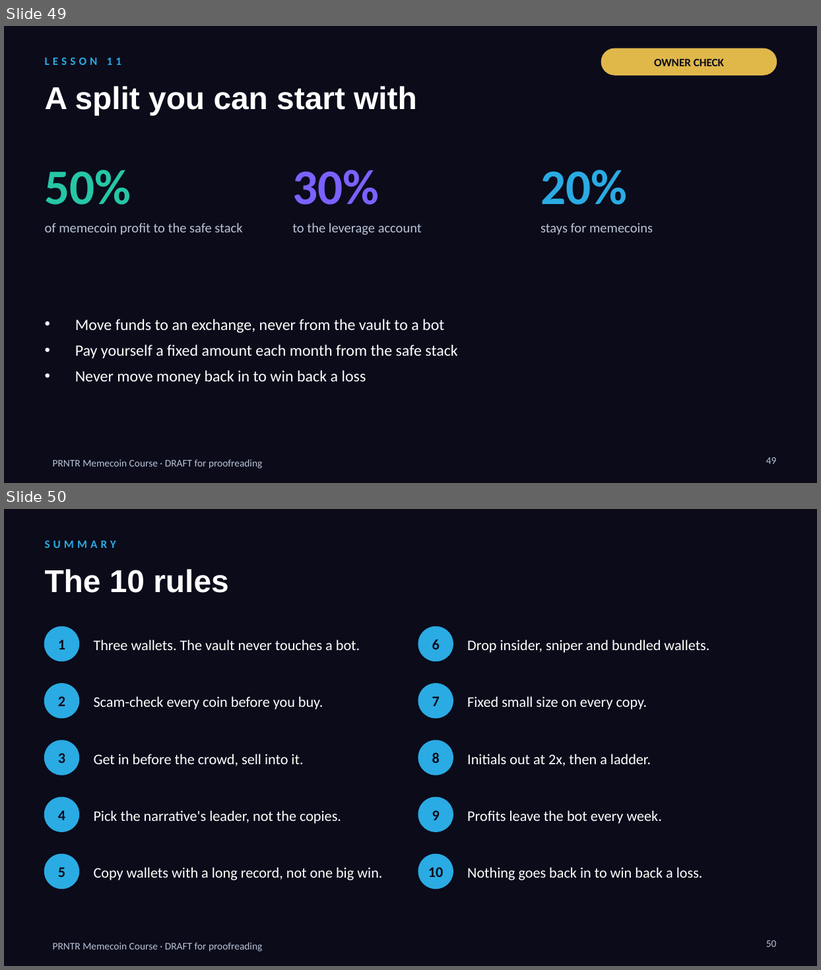
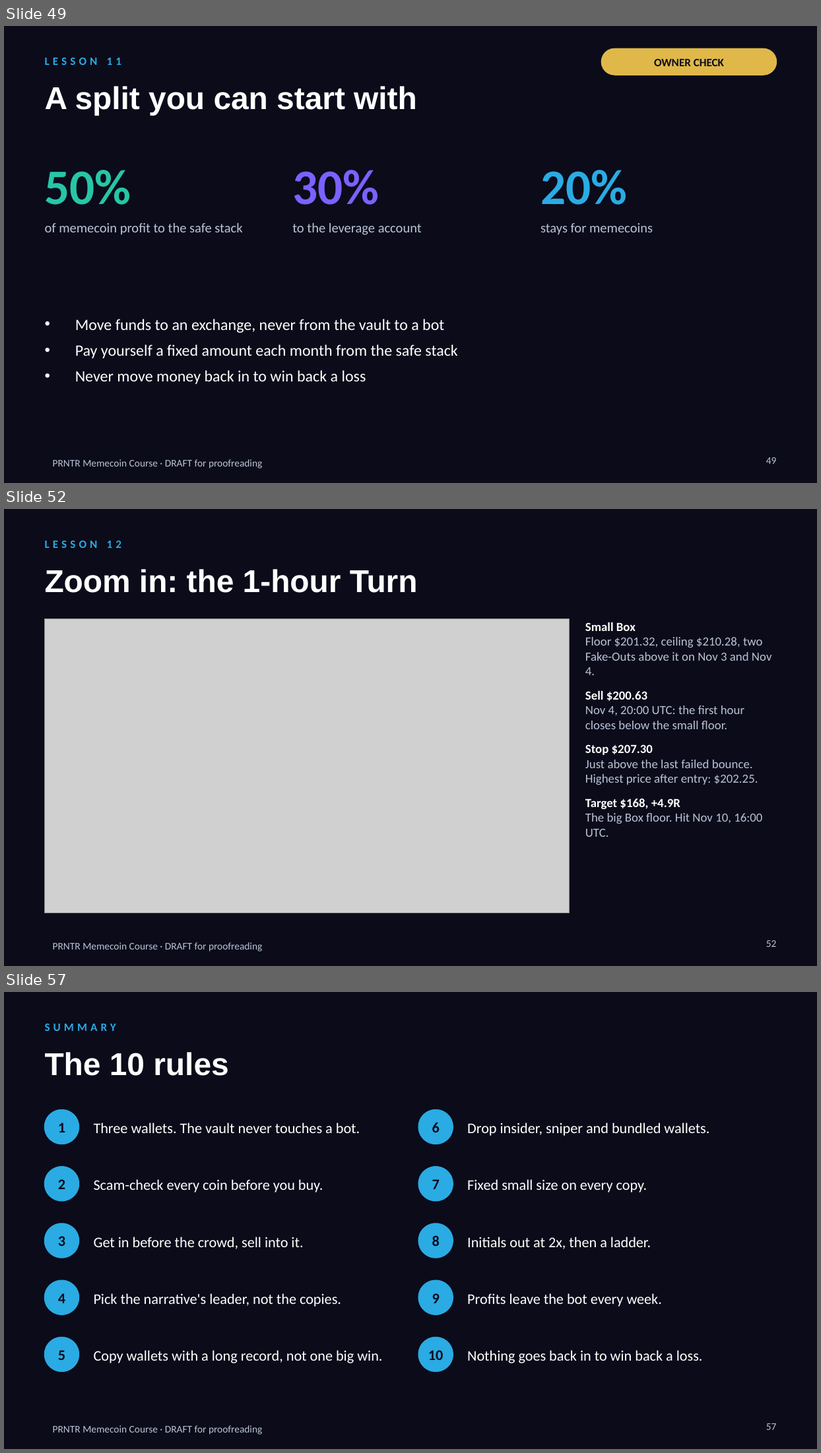
Before and after one commit to dropshippingpharmacist/SDFSDFSFDS, a slide deck: business_course/memecoin_course/PRNTR_Memecoin_Course_DRAFT.pptx. Shown one above the other, each under a label of ours: slides 49 and 50 before the commit, slides 49, 52 and 57 after it; the slides between them are not shown. The pictures are 821x970 and 821x1453 pixels, drawn with LibreOffice and Linux fonts; fonts in the diff are those of the drawing; grey boxes stand for pictures. Boxes give left, top, right and bottom in pixels: in the first picture for what was removed or moved away, otherwise in the second. Text is boxed around its words. In the diff, an @@ line names an element or a change of style, - is before the commit and + after.

```diff
--- a/business_course/memecoin_course/PRNTR_Memecoin_Course_DRAFT.pptx
+++ b/business_course/memecoin_course/PRNTR_Memecoin_Course_DRAFT.pptx
@@ slide 52 added at <box>4,509,817,966</box>, background #0B0B1A; not listed: 1 template element that a slide beside it also shows @@
@@ text added at <box>45,541,121,548</box>, 10 pt, text #2AABE3, bold @@
+LESSON 12
@@ text added at <box>45,569,418,593</box>, 28 pt, text #FFFFFF, bold @@
+Zoom in: the 1-hour Turn
@@ picture added at <box>45,619,569,913</box> @@
@@ text added at <box>585,622,772,837</box>, 11 pt, text #B9C3D6 @@
+Small Box
+Floor $201.32, ceiling $210.28, two Fake-Outs above it on Nov 3 and Nov 4.
+Sell $200.63
+Nov 4, 20:00 UTC: the first hour closes below the small floor.
+Stop $207.30
+Just above the last failed bounce. Highest price after entry: $202.25.
+Target $168, +4.9R
+The big Box floor. Hit Nov 10, 16:00 UTC.
@@ page number added at <box>766,941,777,947</box>, 9 pt, text #B9C3D6 @@
+52
@@ what was slide 50 is now slide 57 @@
@@ page number at <box>766,1424,777,1430</box>: text changed @@
-50
+57
```
Also in this commit, not shown: 1 slide changed, 6 other slides added, 11 other files.
